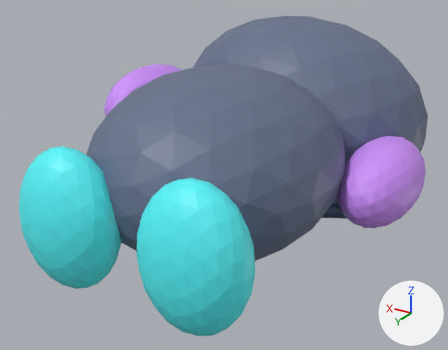
What one commit did to the glTF model models/neonbot_happy.glb.
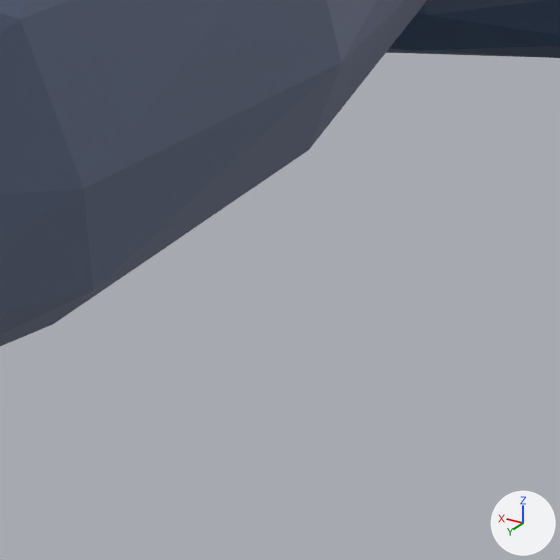
There are two pictures of each version: one whole from a 50 mm lens placed at (-1.792, 2.924, 1.557), pointed at (0.184, -0.37, -0.09), one close up on the part from 62% to 76% of the width and 61% to 79% of the height. Arrows for +X, +Y and +Z are at lower right; the lights stay in place. The last two pictures show the newer version. Both versions are drawn at frame 36 of the action 'Happy'; the numbers are the values there.

Names of what the first close-up shows: 'body', 'face_screen'.
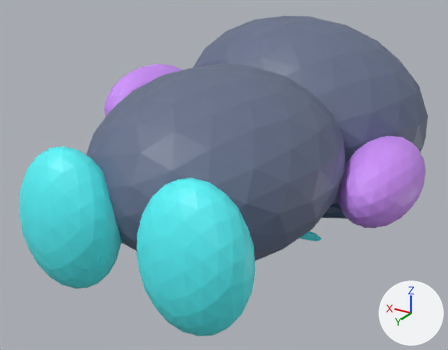
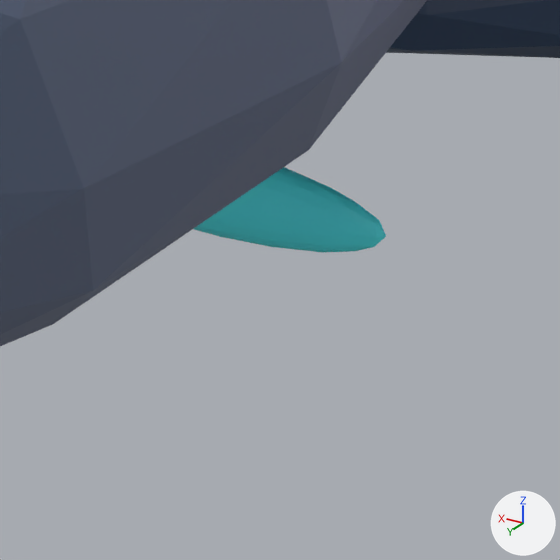
Changed parts and their boxes [x1, y1, x2, y2] in the close-ups (560 x 560 px):
'permanent_mouth', rescaled (not visible before)
    after: [194, 167, 386, 252]

The change, as a diff of the scene's bpy script:
```diff
--- a/models/neonbot_happy.glb.py
+++ b/models/neonbot_happy.glb.py
@@ ob_permanent_mouth @@
 ob_permanent_mouth.location = (0.193, -0.777, -0.256)
-ob_permanent_mouth.scale = (0.6, 0.13, 0.69)
+ob_permanent_mouth.scale = (0.95, 0.13, 0.86)
```
